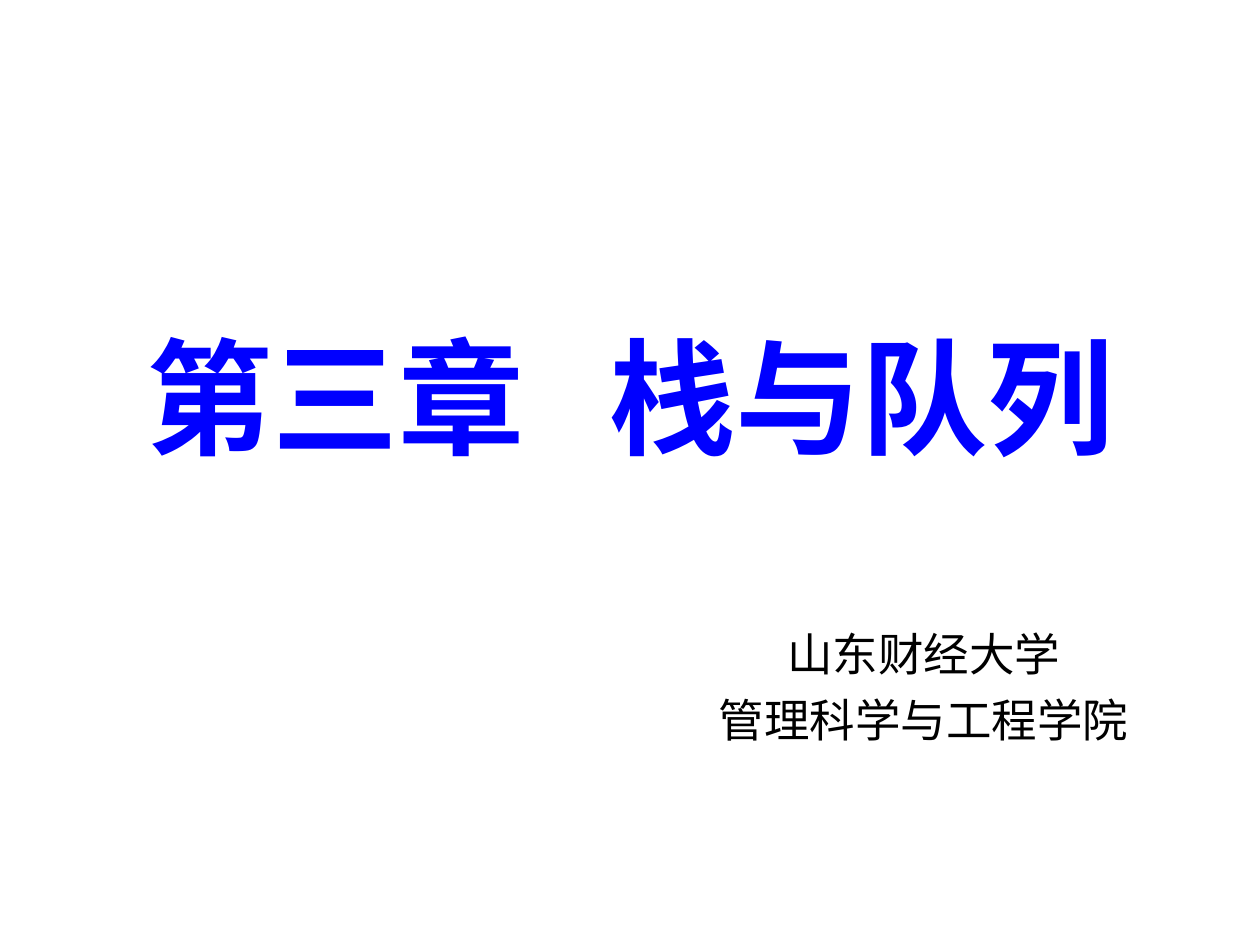
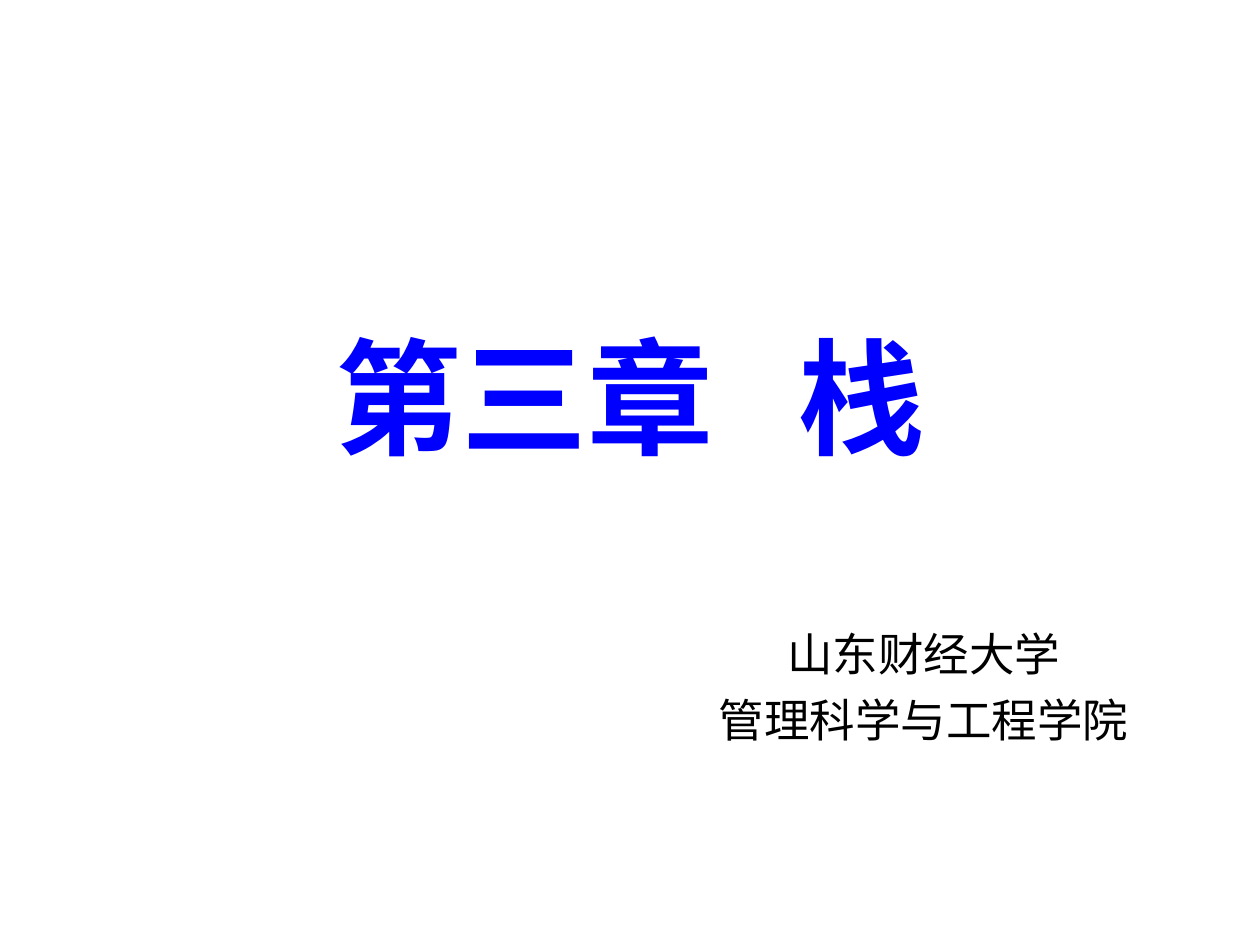
Before and after one commit to basilwang/datastructure, a slide deck: slide 1 of chapter3.ppt. Drawn at 1260x945 pixels with LibreOffice and Linux fonts; fonts in the diff are those of the drawing; background and template pictures are left out. Boxes give left, top, right and bottom in pixels: in the first picture for what was removed or moved away, otherwise in the second. Text is boxed around its words. In the diff, an @@ line names an element or a change of style, - is before the commit and + after.

```diff
--- a/chapter3.ppt
+++ b/chapter3.ppt
@@ title at (x1=335, y1=336, x2=925, y2=457): text changed @@
-第三章 栈与队列
+第三章 栈
```
Also in this commit, not shown: 6 other slides changed, 2 slides added, 5 other files.
